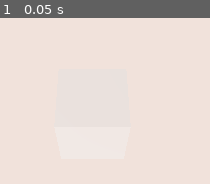
Above: before the commit, frame 1.
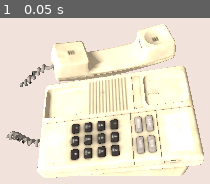
Above: after the commit, the same moment.

Repository: GuillaumePoly/newskin
Game: Godot game, scene res://phone/phone_scene.tscn
The game is run twice, just before and just after one commit, with the same random seed, the same clock (stepped at 60 frames per second) and the same inputs.
Inputs:
- Up to frame 1 (0.05 s): no input

The runs differ from the first frame. In frame 1, 50% of the frame differs, in the area x 2-98%, y 3-97%.

Commit message:
Camera improvement and telephone

Diff:
--- a/phone/camera_scene.gd
+++ b/phone/camera_scene.gd
@@ -3,14 +3,17 @@
 var camera_sensitivity: float = 0.01
 var camera_target: Vector3 = Vector3.ZERO
 var mouse_button_pressed_at_previous_frame: bool = false
-var previous_mouse_position := Vector2.ZERO
+var previous_mouse_position: Vector2
 
-var camera_radius: float = 5.0
+var camera_radius: float = 10.0
 var longitude: float = 0.0  # Initial longitude in radians
 var latitude: float = PI / 3  # Initial latitude in radians
 
-var min_latitude: float = PI / 8  # Minimum latitude
-var max_latitude: float = 1.5 / 2  # Maximum latitude (~80 degrees)
+## Boundaries to camera rotation
+var min_latitude: float = PI / 8
+var max_latitude: float = (PI / 2) - 0.01
+var min_longitude: float = - PI / 3
+var max_longitude: float = PI / 3
 
 
 func _ready() -> void:
@@ -25,7 +28,7 @@
 			previous_mouse_position = current_mouse_position
 		else:
 			var camera_displacement: Vector2 = current_mouse_position - previous_mouse_position
-			longitude += camera_displacement.x * camera_sensitivity
+			longitude = clamp(longitude + camera_displacement.x * camera_sensitivity, min_longitude, max_longitude)
 			latitude = clamp(latitude - camera_displacement.y * camera_sensitivity, min_latitude, max_latitude)
 			rotate_camera(longitude, latitude)
 			previous_mouse_position = current_mouse_position
@@ -34,9 +37,9 @@
 
 
 func rotate_camera(new_longitude: float, new_latitude):
-	var x = camera_radius * cos(latitude) * cos(longitude)
-	var y = camera_radius * sin(latitude)
-	var z = - camera_radius * cos(latitude) * sin(longitude)
+	var x: float = camera_radius * cos(new_latitude) * cos(new_longitude)
+	var y: float = camera_radius * sin(new_latitude)
+	var z: float = - camera_radius * cos(new_latitude) * sin(new_longitude)
 
 	global_position = Vector3(x, y, z)
 	look_at(camera_target)
--- a/phone/phone_scene.tscn
+++ b/phone/phone_scene.tscn
@@ -1,6 +1,7 @@
-[gd_scene load_steps=8 format=3 uid="uid://bv1mgonpgdr7i"]
+[gd_scene load_steps=11 format=3 uid="uid://bv1mgonpgdr7i"]
 
 [ext_resource type="PackedScene" uid="uid://buvo41hrqtkd8" path="res://phone/camera_scene.tscn" id="1_35fy7"]
+[ext_resource type="PackedScene" uid="uid://d08dcf4v1mhry" path="res://phone/assets/scene.gltf" id="2_ghcha"]
 
 [sub_resource type="ProceduralSkyMaterial" id="ProceduralSkyMaterial_4tqka"]
 
@@ -11,8 +12,17 @@
 background_mode = 1
 background_color = Color(0.945098, 0.886275, 0.858824, 1)
 sky = SubResource("Sky_a345p")
+ambient_light_energy = 0.0
 
 [sub_resource type="WorldBoundaryShape3D" id="WorldBoundaryShape3D_geafj"]
+
+[sub_resource type="StandardMaterial3D" id="StandardMaterial3D_rp11f"]
+shading_mode = 0
+albedo_color = Color(0.945098, 0.886275, 0.858824, 1)
+
+[sub_resource type="PlaneMesh" id="PlaneMesh_wa2kq"]
+material = SubResource("StandardMaterial3D_rp11f")
+size = Vector2(100, 100)
 
 [sub_resource type="BoxShape3D" id="BoxShape3D_27knq"]
 
@@ -29,11 +39,15 @@
 
 [node name="Ground" type="StaticBody3D" parent="."]
 
-[node name="GroundShape" type="CollisionShape3D" parent="Ground"]
+[node name="GroundCollisionShape" type="CollisionShape3D" parent="Ground"]
 shape = SubResource("WorldBoundaryShape3D_geafj")
+
+[node name="GroundMesh" type="MeshInstance3D" parent="Ground"]
+mesh = SubResource("PlaneMesh_wa2kq")
 
 [node name="TempCube" type="RigidBody3D" parent="."]
 transform = Transform3D(1, 0, 0, 0, 1, 0, 0, 0, 1, 0, 0.579125, 0)
+visible = false
 
 [node name="CollisionShape3D" type="CollisionShape3D" parent="TempCube"]
 shape = SubResource("BoxShape3D_27knq")
@@ -43,3 +57,6 @@
 
 [node name="CameraScene" parent="." instance=ExtResource("1_35fy7")]
 transform = Transform3D(1, 0, 0, 0, 0.959097, 0.283078, 0, -0.283078, 0.959097, 0, 2.16884, 5.12652)
+
+[node name="Sketchfab_Scene" parent="." instance=ExtResource("2_ghcha")]
+transform = Transform3D(0.2, 0, 0, 0, -0.2, 1.74846e-08, 0, -1.74846e-08, -0.2, 0, 0.00675988, 0)
Not shown, changed: ear.blend.import
Binary file added: phone/assets/scene.bin
Not shown, added: phone/assets/scene.gltf
Not shown, added: phone/assets/scene.gltf.import
Binary file added: phone/assets/textures/01_-_Default_baseColor.png
Not shown, added: phone/assets/textures/01_-_Default_baseColor.png.import
Binary file added: phone/assets/textures/01_-_Default_metallicRoughness.jpeg
Not shown, added: phone/assets/textures/01_-_Default_metallicRoughness.jpeg.import
Binary file added: phone/assets/textures/01_-_Default_normal.png
Not shown, added: phone/assets/textures/01_-_Default_normal.png.import
